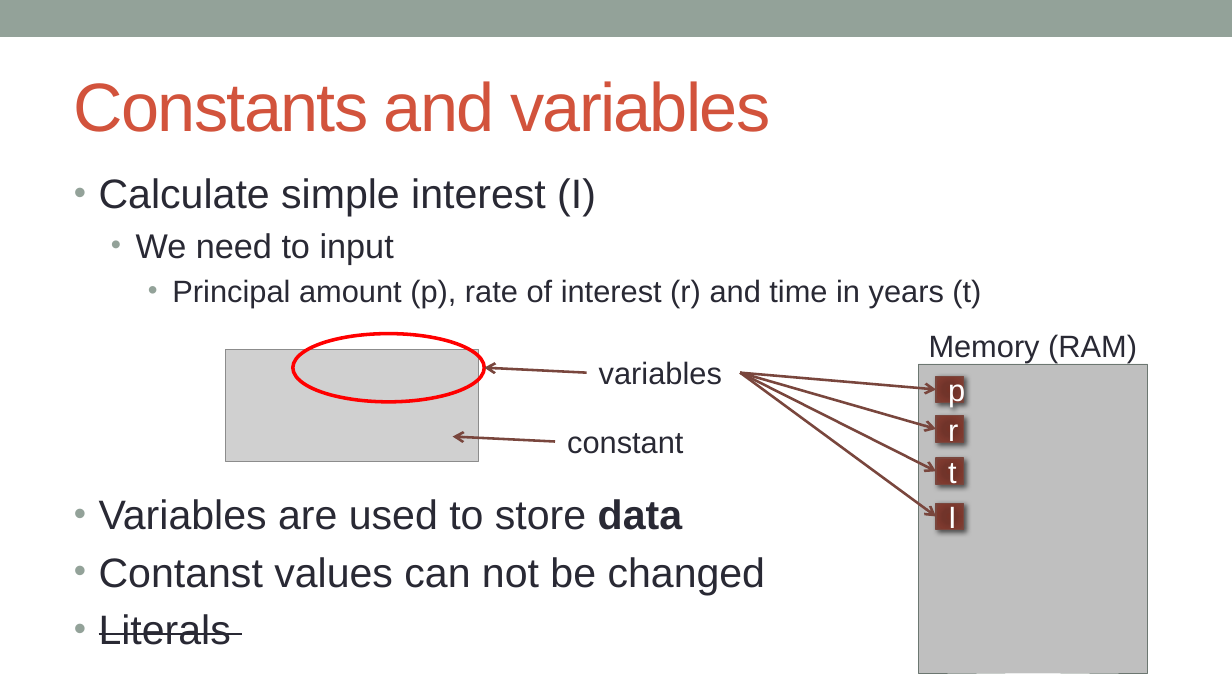
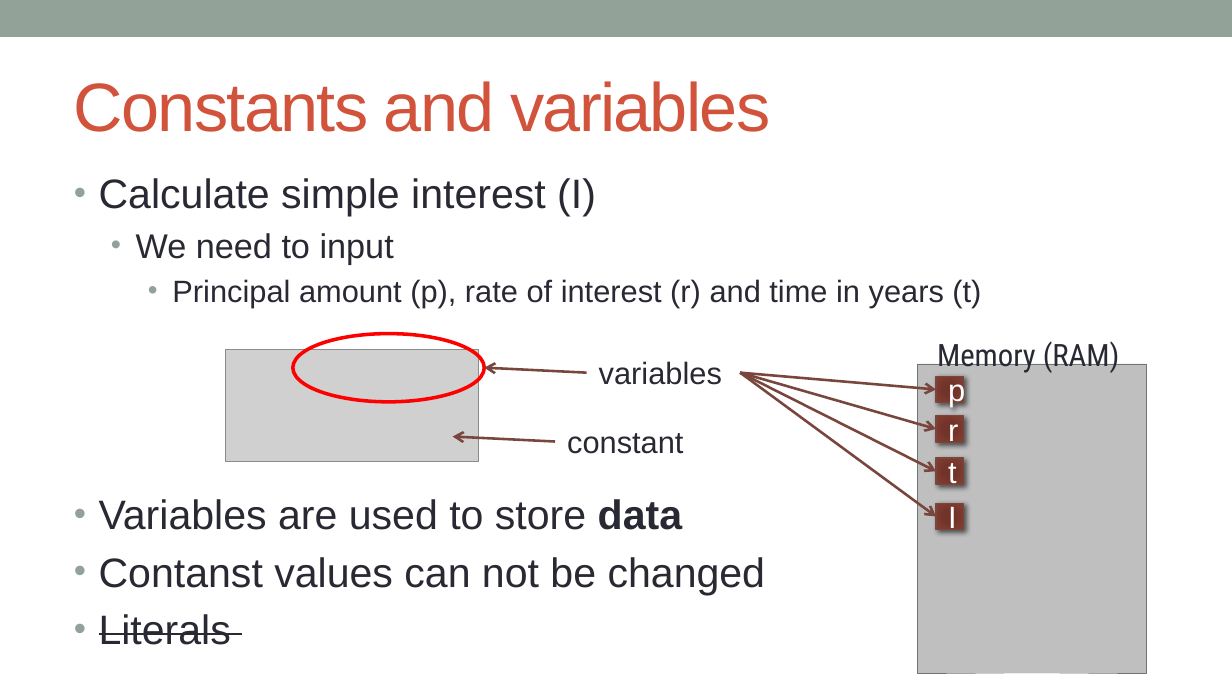
Before and after one commit to kanhu-pcr-code/bioinfo-PERL-course, a slide deck: slide 5 of PPTs/Variables and operators.pptx. Drawn at 1232x693 pixels with LibreOffice and Linux fonts; fonts in the diff are those of the drawing; grey boxes stand for pictures. Boxes give left, top, right and bottom in pixels: in the first picture for what was removed or moved away, otherwise in the second. Text is boxed around its words. In the diff, an @@ line names an element or a change of style, - is before the commit and + after.

```diff
--- a/PPTs/Variables and operators.pptx
+++ b/PPTs/Variables and operators.pptx
@@ text "Memory (RAM)": place and size @@
-text "Memory (RAM)" at (929,334,1137,362)
+text "Memory (RAM)" at (937,338,1120,373)
@@ text "Memory (RAM)" at (937,338,1120,373): font Arial to Roboto Condensed @@
```
Also in this commit, not shown: 1 other slide changed, 11 slides added, 2 slides removed, 2 other files.
